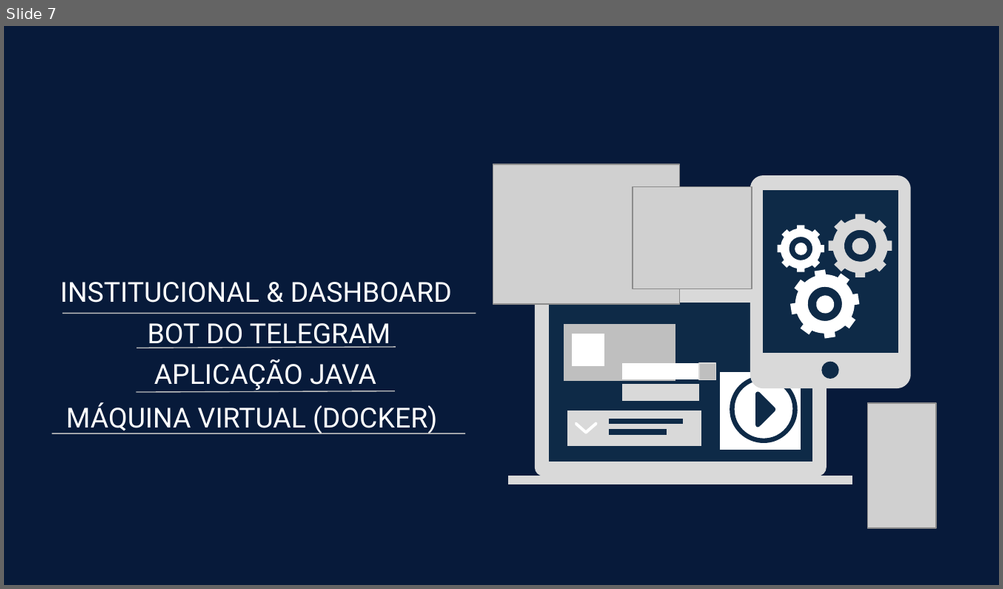
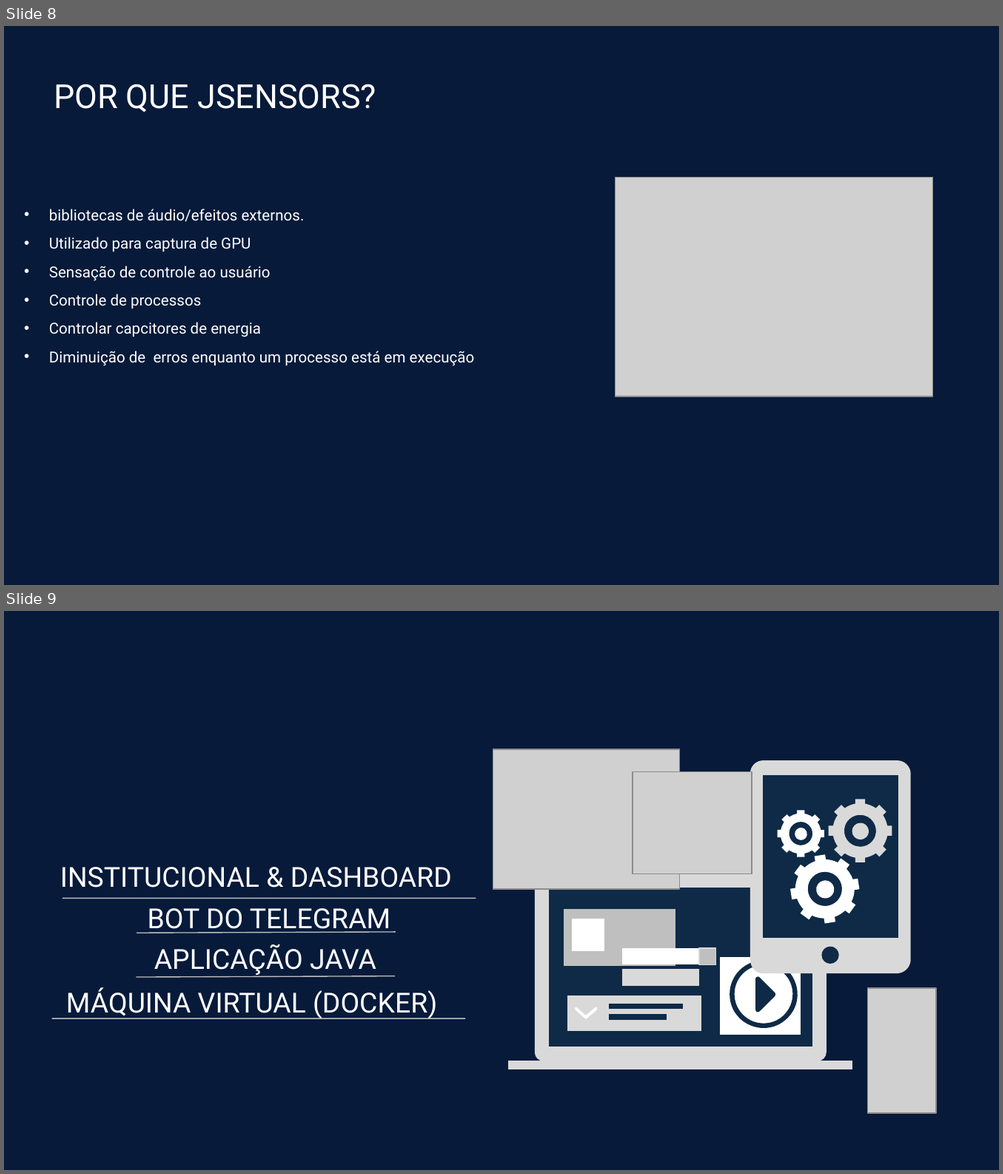
Before and after one commit to BandTec/Pantec, a slide deck: Documentação/Apresentação/Sprint03.pptx. Shown one above the other, each under a label of ours: slide 7 before the commit, slides 8 and 9 after it. The pictures are 1003x589 and 1003x1174 pixels, drawn with LibreOffice and Linux fonts; fonts in the diff are those of the drawing; grey boxes stand for pictures. Boxes give left, top, right and bottom in pixels: in the first picture for what was removed or moved away, otherwise in the second. Text is boxed around its words. In the diff, an @@ line names an element or a change of style, - is before the commit and + after.

```diff
--- a/Documentação/Apresentação/Sprint03.pptx
+++ b/Documentação/Apresentação/Sprint03.pptx
@@ slide 8 added at <box>4,26,999,585</box>, background #071A3A @@
@@ title added at <box>54,84,375,112</box>, 24 pt, text #FFFFFF @@
+POR QUE JSENSORS?
@@ picture added at <box>614,177,933,397</box> @@
@@ text added at <box>49,209,475,366</box>, 11 pt, text #FFFFFF @@
+• bibliotecas de áudio/efeitos externos.
+• Utilizado para captura de GPU
+• Sensação de controle ao usuário
+• Controle de processos
+• Controlar capcitores de energia
+• Diminuição de erros enquanto um processo está em execução
@@ what was slide 7 is now slide 9 @@
```
Also in this commit, not shown: 16 slides changed, 1 other slide added.
